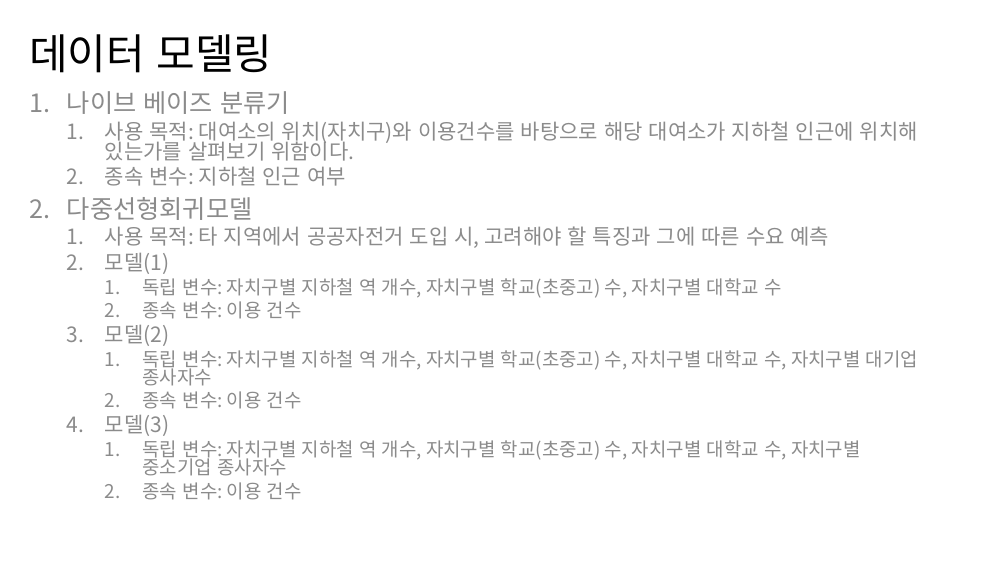
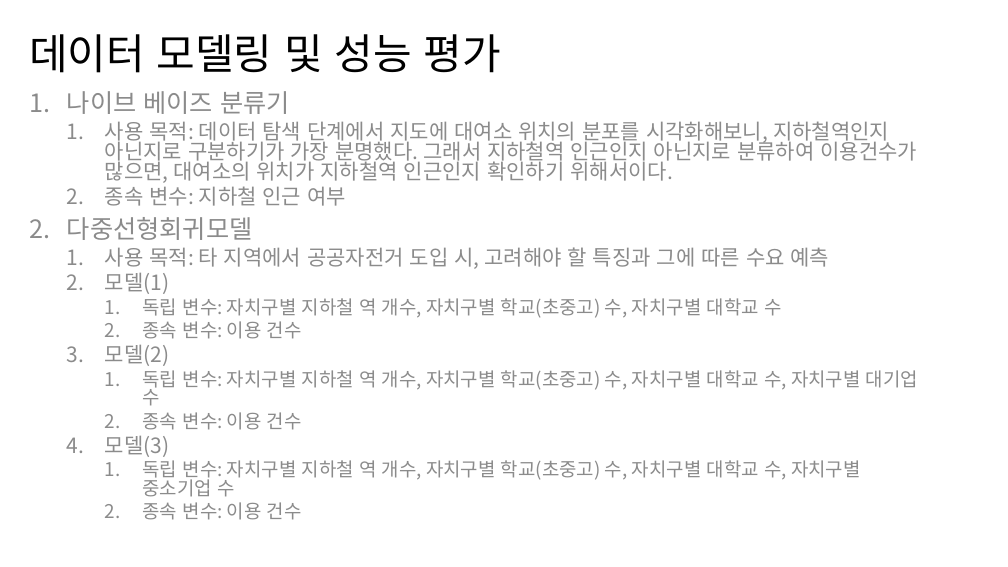
Before and after one commit to nyeoni/R-bike-analysis, a slide deck: slide 12 of FinalProject.pptx. Drawn at 1008x567 pixels with LibreOffice and Linux fonts; fonts in the diff are those of the drawing. Boxes give left, top, right and bottom in pixels: in the first picture for what was removed or moved away, otherwise in the second. Text is boxed around its words. In the diff, an @@ line names an element or a change of style, - is before the commit and + after.

```diff
--- a/FinalProject.pptx
+++ b/FinalProject.pptx
@@ title at (29,34,500,73): text changed @@
-데이터 모델링
+데이터 모델링 및 성능 평가
@@ text at (105,121,917,183): text changed @@
-  1. 사용 목적: 대여소의 위치(자치구)와 이용건수를 바탕으로 해당 대여소가 지하철 인근에 위치해 있는가를 살펴보기 위함이다.
+  1. 사용 목적: 데이터 탐색 단계에서 지도에 대여소 위치의 분포를 시각화해보니, 지하철역인지 아닌지로 구분하기가 가장 분명했다. 그래서 지하철역 인근인지 아닌지로 분류하여 이용건수가 많으면, 대여소의 위치가 지하철역 인근인지 확인하기 위해서이다.
@@ text at (143,370,918,406): text changed @@
-    1. 독립 변수: 자치구별 지하철 역 개수, 자치구별 학교(초중고) 수, 자치구별 대학교 수, 자치구별 대기업 종사자수
+    1. 독립 변수: 자치구별 지하철 역 개수, 자치구별 학교(초중고) 수, 자치구별 대학교 수, 자치구별 대기업 수
@@ text at (143,460,861,497): text changed @@
-    1. 독립 변수: 자치구별 지하철 역 개수, 자치구별 학교(초중고) 수, 자치구별 대학교 수, 자치구별 중소기업 종사자수
+    1. 독립 변수: 자치구별 지하철 역 개수, 자치구별 학교(초중고) 수, 자치구별 대학교 수, 자치구별 중소기업 수
```
Also in this commit, not shown: 9 other slides changed, 3 slides added, 5 slides removed, 1 other file.
